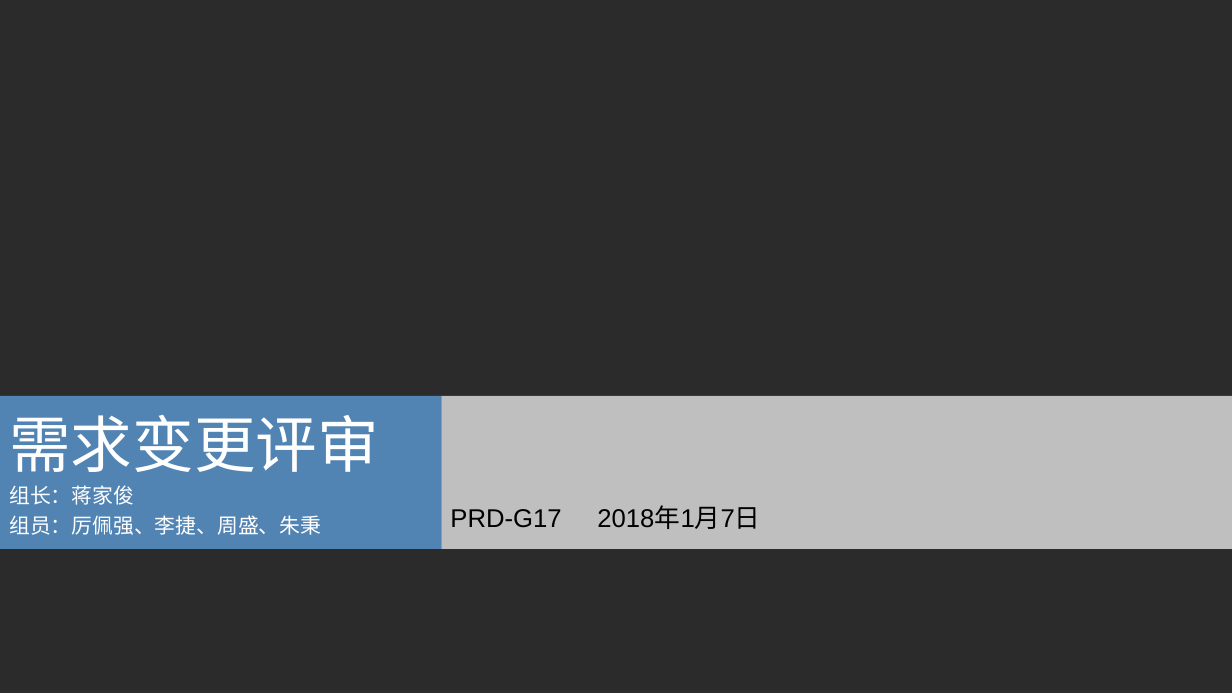
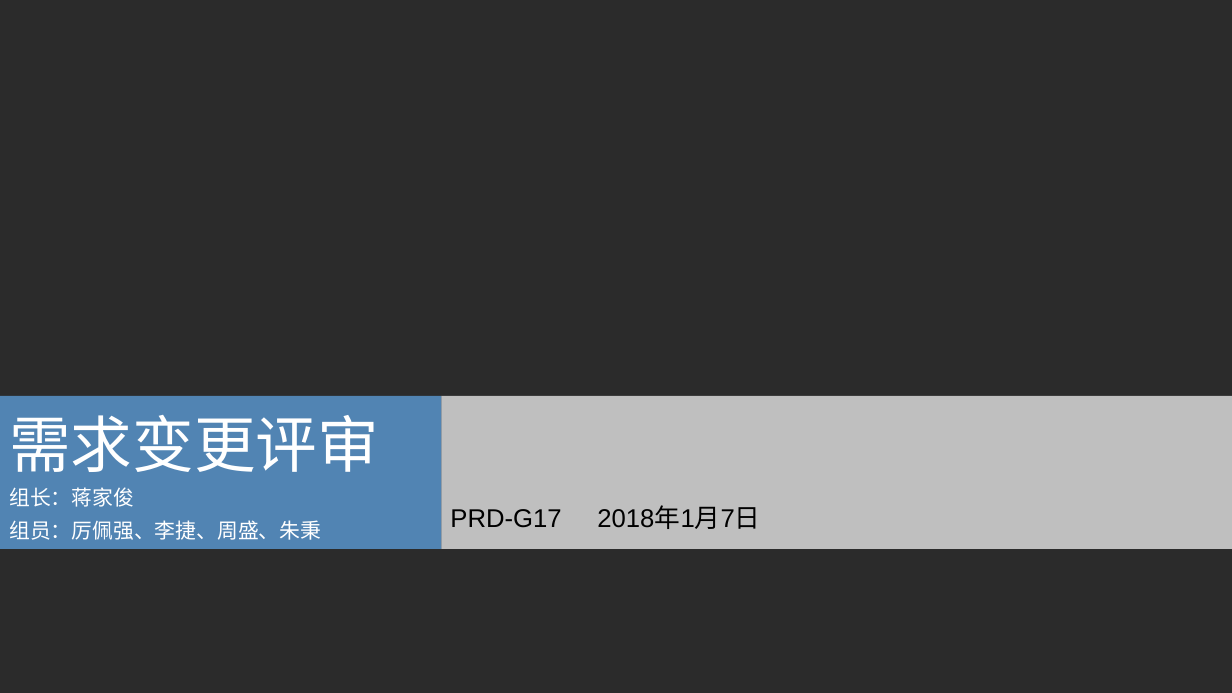
Before and after one commit to PRD-G17/PRD-G17-teamwork, a slide deck: slide 1 of 10后期文档/需求变更评审.pptx. Drawn at 1232x693 pixels with LibreOffice and Linux fonts; fonts in the diff are those of the drawing; background and template pictures are left out; a plain dark background stands for a picture behind light text. Boxes give left, top, right and bottom in pixels: in the first picture for what was removed or moved away, otherwise in the second. Text is boxed around its words. In the diff, an @@ line names an element or a change of style, - is before the commit and + after.

```diff
--- a/10后期文档/需求变更评审.pptx
+++ b/10后期文档/需求变更评审.pptx
@@ text "组长：蒋家俊" at bbox=[9, 487, 321, 540]: line spacing 0.7 to 0.8 @@
```
Also in this commit, not shown: 6 other slides changed, 7 slides added, 2 slides removed, 21 other files.
